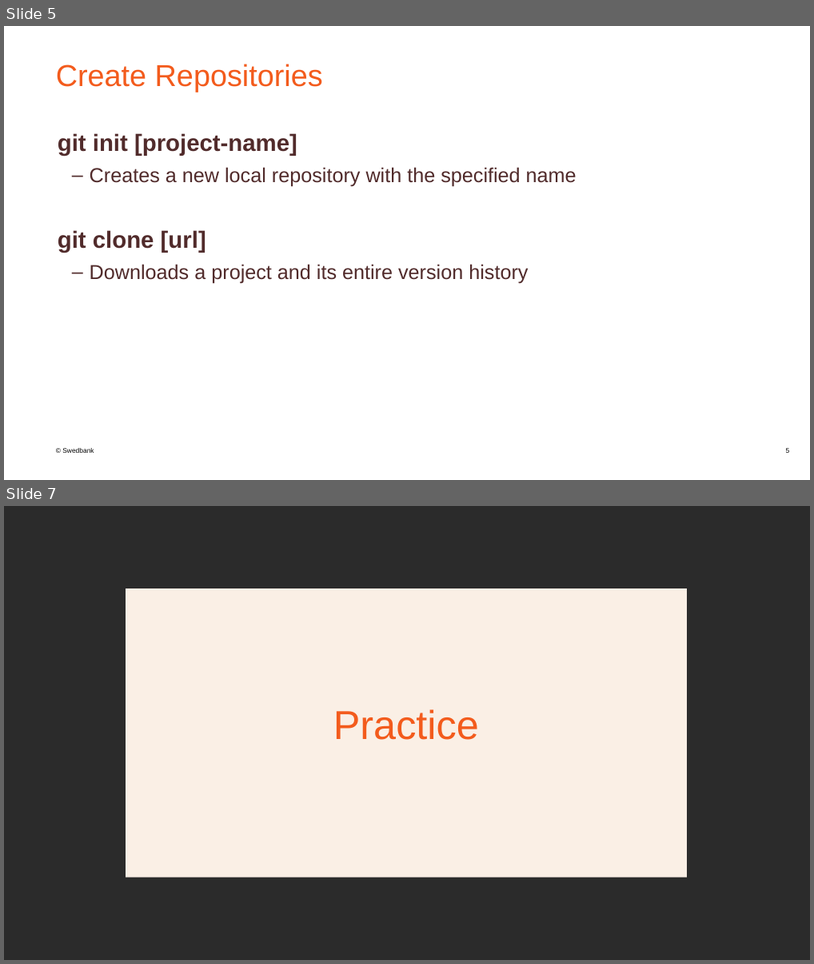
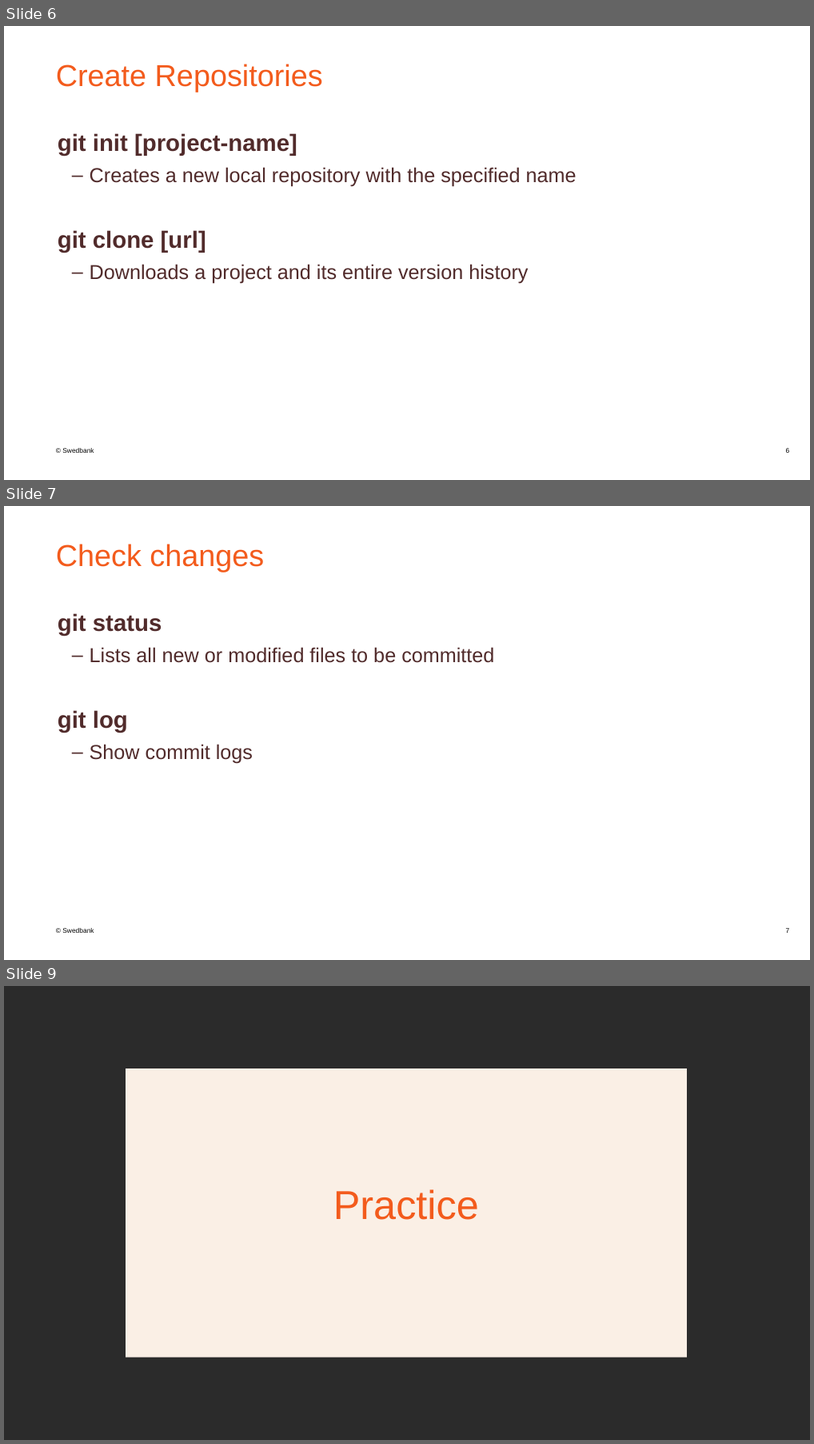
Before and after one commit to JurgisSi/git-slides, a slide deck: GIT.pptx. Shown one above the other, each under a label of ours: slides 5 and 7 before the commit, slides 6, 7 and 9 after it; the slides between them are not shown. The pictures are 814x964 and 814x1444 pixels, drawn with LibreOffice and Linux fonts; fonts in the diff are those of the drawing; background and template pictures are left out; a plain dark background stands for a picture behind light text. Boxes give left, top, right and bottom in pixels: in the first picture for what was removed or moved away, otherwise in the second. Text is boxed around its words. In the diff, an @@ line names an element or a change of style, - is before the commit and + after.

```diff
--- a/GIT.pptx
+++ b/GIT.pptx
@@ slide 7 added at [4,506,810,960], background #FFFFFF; not listed: 1 template element that a slide beside it also shows @@
@@ title added at [56,544,264,572], 36 pt, text #F35B1C @@
+Check changes
@@ text added at [58,613,494,764], 24 pt, text #512B2B @@
+git status
+  – Lists all new or modified files to be committed
+git log
+  – Show commit logs
@@ page number added at [786,928,790,932], 8 pt, text #000000 @@
+7
@@ what was slide 5 is now slide 6 @@
@@ what was slide 7 is now slide 9 @@
```
Also in this commit, not shown: 6 slides changed, 1 other slide added, 1 other file.
